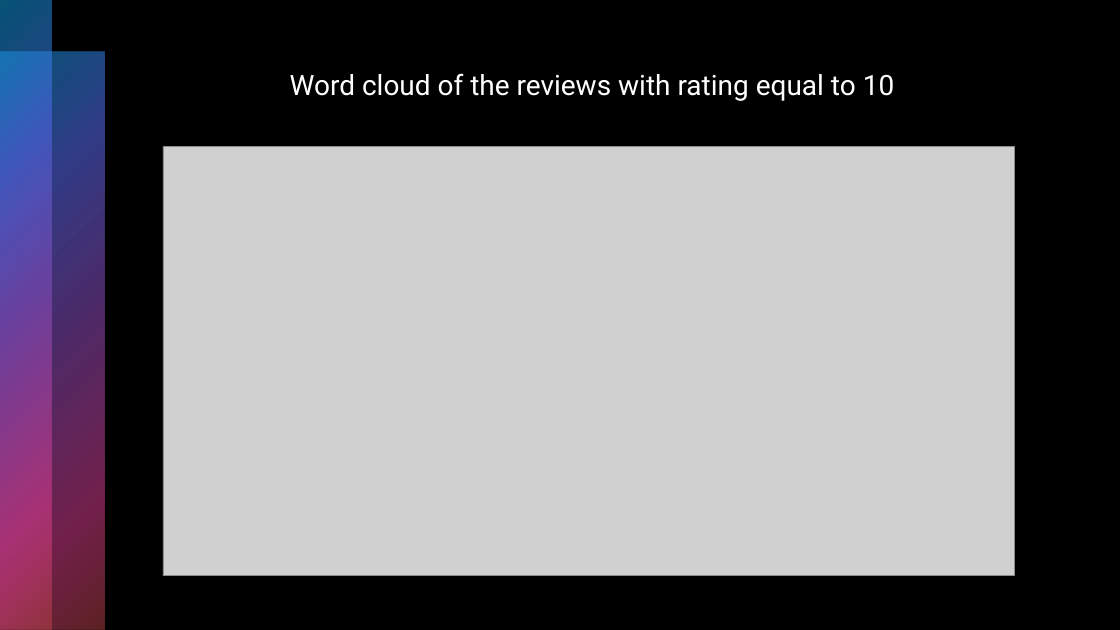
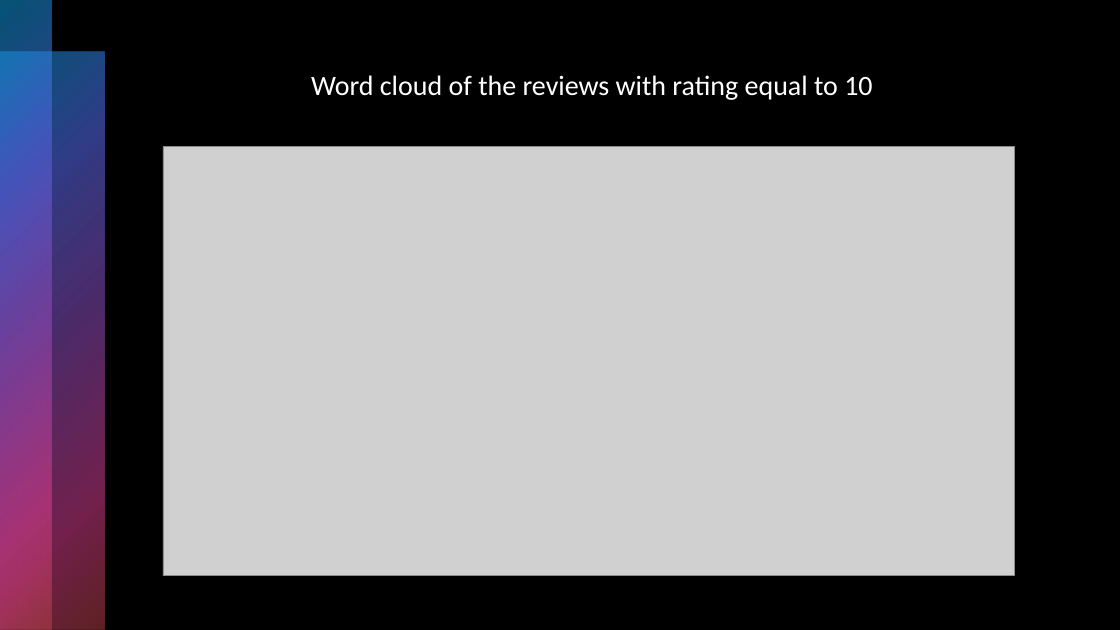
Before and after one commit to Shritej24c/drug_review_NLP, a slide deck: slide 11 of Plots/Drug Review presentation.pptx. Drawn at 1120x630 pixels with LibreOffice and Linux fonts; fonts in the diff are those of the drawing; grey boxes stand for pictures. Boxes give left, top, right and bottom in pixels: in the first picture for what was removed or moved away, otherwise in the second. Text is boxed around its words. In the diff, an @@ line names an element or a change of style, - is before the commit and + after.

```diff
--- a/Plots/Drug Review presentation.pptx
+++ b/Plots/Drug Review presentation.pptx
@@ text "Word cloud of the reviews ..." at [311,75,872,100]: font Roboto to Calibri @@
```
Also in this commit, not shown: 4 other slides changed, 3 other files.
